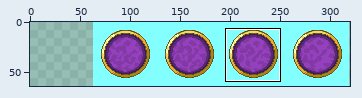
File history of a sprite sheet, graphics/object_events/pics/people/portal.png. Above: a wide view before the commit, with the close-up outlined.
Close-up. As it was:
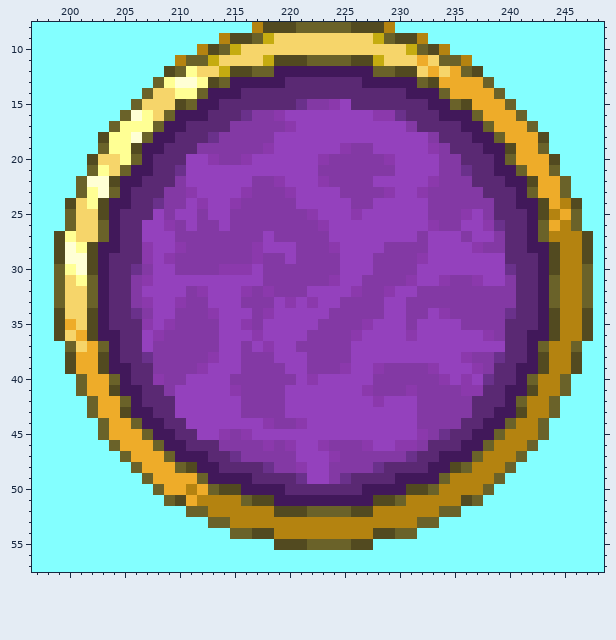
The file is 256x64 pixels. Shown: x 197..248, y 8..57. The old version is drawn lined up with the new one, on the new canvas. The commit also changed other parts of the picture, which this record leaves out.
Once edited:
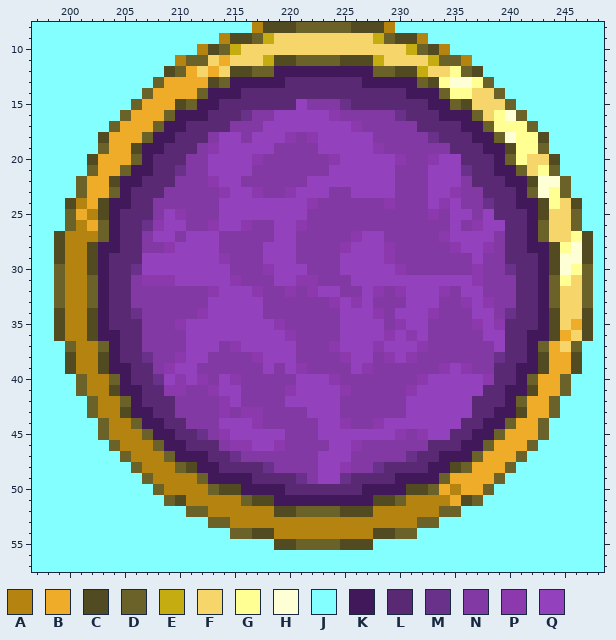
Palette (. is transparent): A #b48310  B #eeac29  C #524a20  D #6a6229  E #c5ac10  F #f6d56a  G #ffff94  H #ffffd5  J #83ffff  K #41185a  L #5a2973  M #6a318b  N #8339a4  P #8b39ac  Q #9441bd
Changes in this commit:
canvas 256x64 -> 320x64, the old top-left corner now at 63,0
y 11: x 213..214 EF -> FB; x 221 C -> D; x 225 D -> C; x 232..233 BF -> FE
y 12: x 211 G -> B; x 213..214 FE -> BF; x 232..233 FB -> EF; x 235 B -> G
y 13: x 209..212 GHHG -> BBBB; x 234..237 BBBB -> GHHG
y 14: x 208..211 FFGG -> BBBB; x 235..238 BBBB -> GGFF
y 15: x 207..209 FFF -> BBB; x 221 M -> Q; x 224..225 PQ -> NM; x 237..239 BBB -> FFF
y 16: x 206..208 HGF -> BBB; x 219 P -> Q; x 224..229 QQQQPP -> PNNNNN; x 238..240 BBB -> FGH
y 17: x 205..207 GGG -> BBB; x 218..220 NNP -> QQQ; x 226..230 QQQQQ -> PNNNN; x 239..241 BBB -> GGG
y 18: x 204..206 GGH -> BBB; x 213..215 MNN -> NQQ; x 217..218 NN -> QQ; x 220..222 QQQ -> PNP; x 228..233 QQQQQN -> NNNNNM; x 240..242 BBB -> HGG
y 19: x 204..205 GG -> BB; x 213..222 NNNNNPQQQQ -> PQQQQQNNNN; x 225..233 PNNQQQQQP -> QQQPNNNNN; x 241..242 BB -> GG
y 20: x 203..205 FFG -> BBB; x 211..235 QQPNNPQQQQQQPNNNNNPQQQQNN -> NNQQQQPNNNNNNPQQQQQPNNPQQ; x 241..243 BBB -> GFF
y 21: x 203..204 GF -> BB; x 211..212 QQ -> NN; x 217..222 QQQQQQ -> NNNNNN; x 224..232 NNNNNNQQQ -> QQQQQQNNN; x 234..235 NN -> QQ; x 242..243 BB -> FG
y 22: x 202..203 HH -> BB; x 211..213 QQQ -> NNP; x 216 Q -> N; x 219..221 PQQ -> NNN; x 223..227 PNNNN -> QQQQQ; x 230..235 QQQPNN -> NNNQQQ; x 243..244 BB -> HH
y 23: x 202..203 GH -> BB; x 211..214 PQQQ -> NNNP; x 216..217 PN -> QP; x 224 Q -> N; x 226..235 NNNPQQPNNN -> QQQQNNNQQP; x 243..244 BB -> HG
y 24: x 201..202 FG -> AB; x 208 M -> N; x 211..213 QPQ -> NNN; x 215..220 PNNNNN -> QQQQQQ; x 222..225 QQQQ -> PNNN; x 228..235 QQQQQNNN -> NPNNNQPQ; x 238 N -> M; x 244..245 BA -> GF
y 25: x 201..202 FF -> BA; x 208..211 QNQQ -> NQPN; x 213 Q -> N; x 215..233 NNNNNNNPQQQPQQQQQQN -> QQQQQQQNNNNNNNNNNNP; x 235..238 NPQN -> QQNQ; x 244..245 AB -> FF
y 26: x 201..202 FF -> AB; x 207..211 QQPNQ -> MPQQN; x 213 N -> P; x 215..216 NN -> QP; x 219..221 NNN -> QQP; x 223..233 PQQQQQQQQQP -> NNNNNNNNNNN; x 235..239 NQQPM -> QNPQQ; x 244..245 BA -> FF
y 27: x 200..202 GFF -> AAA; x 207 Q -> N; x 211..213 NNN -> QQQ; x 218..220 QNN -> NQQ; x 224..226 QQQ -> NNP; x 229..231 QQQ -> NNN; x 233..234 QQ -> NP; x 236 N -> Q; x 244..246 AAA -> FFG
y 28: x 200..201 HG -> AA; x 207..213 PQQPNNN -> NNPQQQQ; x 217 P -> N; x 224..225 PQ -> NP; x 229 N -> P; x 233..235 QQQ -> NNP; x 237..238 PN -> QP; x 245..246 AA -> GH
y 29: x 200..201 HH -> AA; x 207 P -> Q; x 209..214 PNNNNN -> QQQQQP; x 217..219 PNN -> NQQ; x 228..229 NN -> QP; x 232..236 PQQQQ -> NNNNN; x 238..239 QQ -> NN; x 245..246 AA -> HH
y 30: x 200..201 GH -> AA; x 207 N -> Q; x 210..221 NNNNPPPQNNNN -> QQQQQNNNPQQQ; x 228..230 NNN -> QQP; x 232..239 QQQQQQQQ -> NNNNNPNN; x 245..246 AA -> HG
y 31: x 200..201 FG -> AA; x 208..209 QQ -> PP; x 215..217 QQQ -> PNN; x 219..222 NNNN -> QQPP; x 224..225 PQ -> NN; x 227..231 NNNNP -> QQQQQ; x 234..236 PNN -> QQQ; x 238..239 QQ -> NN; x 245..246 AA -> GF
y 32: x 200..201 FF -> AA; x 207..210 QQQQ -> NNNN; x 212..213 PQ -> NP; x 216..218 PNP -> QPN; x 220 N -> P; x 222 Q -> P; x 225..230 QPNNPQ -> NNQPNP; x 232..234 NNN -> QQP; x 236..237 NN -> QQ; x 245..246 AA -> FF
y 33: x 200..201 FF -> AA; x 207..210 PQQP -> NNNN; x 216..217 NN -> QQ; x 219..227 QPQPQQNNN -> NNNNNPQPQ; x 229..233 QQNNN -> NNQQQ; x 236..238 NNN -> PQP; x 245..246 AA -> FF
y 34: x 200..201 FF -> AA; x 208..209 QQ -> NN; x 212..213 NP -> PQ; x 217..223 NPQQQQQ -> QNNNNNN; x 225..229 NNNNQ -> QQQPN; x 231..234 NNQP -> QQPN; x 237..238 NN -> QQ; x 245..246 AA -> FF
y 35: x 200..201 BF -> AA; x 207..213 PQPNNNN -> NNNPQQQ; x 216..217 PN -> QQ; x 219..222 QQQQ -> PNNN; x 225..227 NNP -> QQQ; x 229..231 QQN -> NPQ; x 233..235 QQQ -> NNN; x 237..239 NNN -> PQP; x 245..246 AA -> FB
y 36: x 200..201 FB -> AA; x 207..208 QP -> NN; x 211..213 NNN -> QQQ; x 217 P -> Q; x 220..221 QQ -> PN; x 225..226 NP -> QQ; x 229 Q -> P; x 233..239 QQQQQPN -> NNNNNQQ; x 245..246 AA -> BF
y 37: x 201..202 FB -> AA; x 207 Q -> N; x 211..216 NNNQQN -> QQQNPQ; x 218 P -> Q; x 224..225 NN -> PQ; x 228 Q -> P; x 232..238 QQQQQQQ -> PNNNNNN; x 244..245 AA -> BF
y 38: x 201..202 BB -> AA; x 210..215 NNNPQQ -> PQQNNN; x 217..218 NN -> PQ; x 221 Q -> N; x 225 N -> P; x 228..229 QQ -> NP; x 231..236 QQQQQP -> PNNNNN; x 244..245 AA -> BB
y 39: x 201..202 BB -> AA; x 209..215 NNNPQQQ -> PQQNNNN; x 218 N -> Q; x 221 Q -> P; x 225 P -> N; x 227..228 QP -> PN; x 233..234 PQ -> NP; x 236..237 QP -> PN; x 244..245 AA -> BB
y 40: x 202..203 BB -> AA; x 208..210 PNN -> MQP; x 212..213 QQ -> PN; x 215 N -> P; x 222 P -> Q; x 224..227 QQQQ -> PNNN; x 232..234 NNP -> PQQ; x 236 P -> Q; x 238 M -> P; x 243..244 AA -> BB
y 41: x 202..203 BB -> AA; x 209..213 NQQQQ -> PPNNP; x 215 P -> Q; x 220 Q -> P; x 225..227 QQP -> PNN; x 232..237 NNNNPP -> QQQQQQ; x 243..244 AA -> BB
y 42: x 203..204 BB -> AA; x 210..214 QQQQQ -> NNNNP; x 225..230 QQQPQQ -> NNNNNN; x 232..236 NNNNN -> QQQQQ; x 242..243 AA -> BB
y 43: x 203..204 BB -> AA; x 210..217 QQQQQQNN -> NNNNPNPP; x 220..221 QQ -> NN; x 225..230 QQQQQQ -> NNNNNN; x 232..236 NNNNN -> QQQQQ; x 242..243 AA -> BB
y 44: x 204..205 BB -> AA; x 211..213 QQQ -> NNN; x 217..218 QP -> PN; x 221..222 PQ -> NN; x 225..228 QQQQ -> PNNP; x 232..235 NNNN -> QQQQ; x 241..242 AA -> BB
y 45: x 204..206 BBB -> AAA; x 212..213 QQ -> MN; x 215..216 NP -> QQ; x 220..222 QQQ -> NNN; x 230..231 QQ -> PN; x 233..234 NM -> QQ; x 240..242 AAA -> BBB
y 46: x 205..207 BBB -> AAA; x 215..231 NNNPNPQQPNNNPQQPP -> PPQQPNNNNQQPNNNNN; x 239..241 AAA -> BBB
y 47: x 206..208 BBB -> AAA; x 221..222 QQ -> NN; x 224..225 PN -> QQ; x 238..240 AAA -> BBB
y 48: x 207..209 BBB -> AAA; x 221..222 PQ -> NN; x 224..225 NN -> QP; x 237..239 AAA -> BBB
y 49: x 208..211 BBBB -> AAAA; x 222 Q -> N; x 224 N -> Q; x 235..238 AAAA -> BBBB
y 50: x 209..210 BB -> AA; x 212 B -> A; x 234 A -> B; x 236..237 AA -> BB
y 51: x 211 B -> A; x 235 A -> B
y 52: x 221 C -> D; x 225 D -> C
y 55: x 221 C -> D; x 225 D -> C
Changed places in both close-ups, as pixel boxes (x1, y1, x2, y2):
changed: (65, 55, 582, 550)
